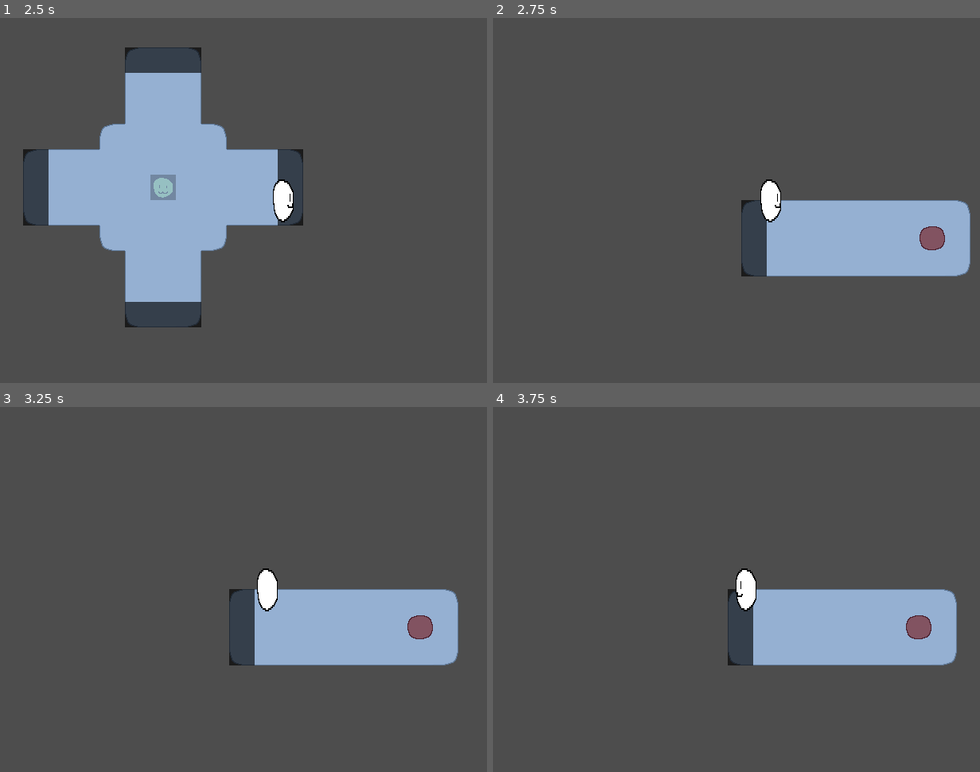
Above: before the commit, frames 1-4 (two rows, left to right).
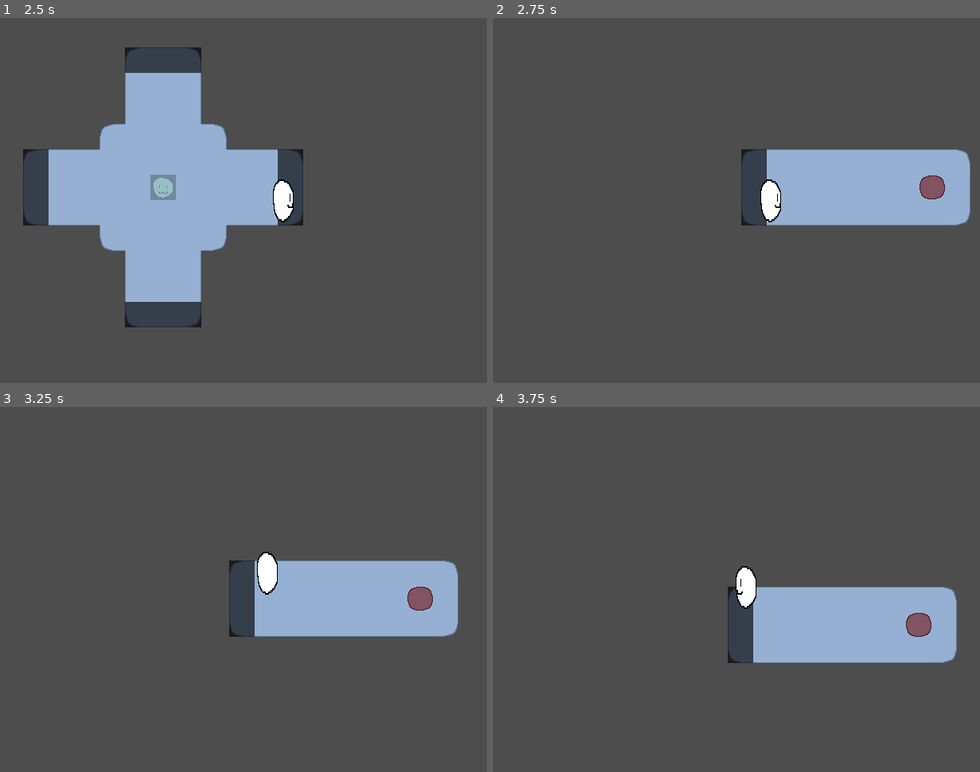
Above: after the commit, the same moments.

Repository: RubeculaBee/dream-catcher
Game: Godot game, scene res://Scenes/Gameobjects/game.tscn
Same seed, same stepped clock (60 frames per second), same inputs: the game is played once before the commit and once after it.
Inputs:
- Up to frame 1 (2.5 s): tap Enter at 0.5 s; hold Right (right) 0.53-1.28 s; hold Down (down) 1.28-2.03 s; hold Right (right) from 2.03 s (still down)
- Up to frame 2 (2.75 s): keep holding Right (right)
- Up to frame 3 (3.25 s): release Right (right) at 2.78 s; hold Up (up) from 2.78 s (still down)
- Up to frame 4 (3.75 s): release Up (up) at 3.53 s; hold Left (left) from 3.53 s (still down)

Frame 1 is identical in both runs. In frame 2, 12% of the frame differs, in the area x 50-99%, y 35-71%; in frame 3, 7.5%; in frame 4, 1.0%.

Commit message:
player now appears in the next room in the same location they left the last one

Diff:
--- a/Scripts/game_manager.gd
+++ b/Scripts/game_manager.gd
@@ -42,7 +42,7 @@
 
 	player_move_response.emit(valid_move)
 
-func _on_transition(transition: ScreenTransition):
+func _on_transition(transition: ScreenTransition, offset: Vector2):
 	current_room.queue_free()
 	current_room = transition.next_screen.instantiate()
 	get_node("Rooms").add_child.call_deferred(current_room)
@@ -56,4 +56,6 @@
 			entrance = t
 			break
 
-	player.position = entrance.position
+	# Don't spawn the player off of the next rooms entrance
+	offset = offset.clamp(Vector2.ZERO, (entrance.scale - Vector2(1,1)) * 32)
+	player.position = entrance.position + offset
--- a/Scripts/screen_transition.gd
+++ b/Scripts/screen_transition.gd
@@ -7,7 +7,7 @@
 @export var id: int						## This transition's ID (must be qunique!). After the transition, the player will be sent to the transition tile in the next room with the same id
 
 # Signal
-signal transition(transtion: ScreenTransition) ## Trigger a screen transition with data about itself and where the player entered.
+signal transition(transtion: ScreenTransition, offset: Vector2) ## Trigger a screen transition with data about itself and where the player entered.
 
 func _ready() -> void:
 	# wait before conencting the signal, such that the player doesnt trigger this as soon as the room loads
@@ -19,4 +19,7 @@
 	if area.name == "PlayerCollision":
 		#wait for the player to stop moving before triggering the screen transition
 		await (area.get_parent() as Player).stopped_move
-		transition.emit(self)
+
+		# How far from the transitions orgin is the player
+		var offset: Vector2 = area.global_position - position
+		transition.emit(self, offset)
